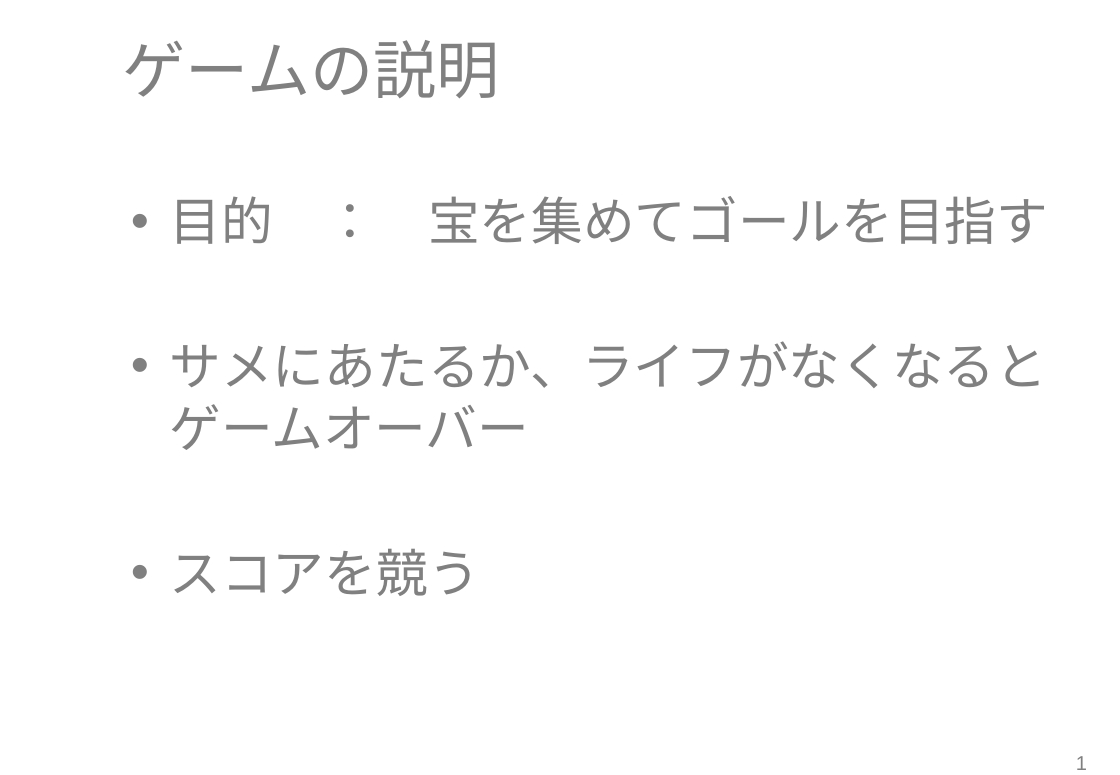
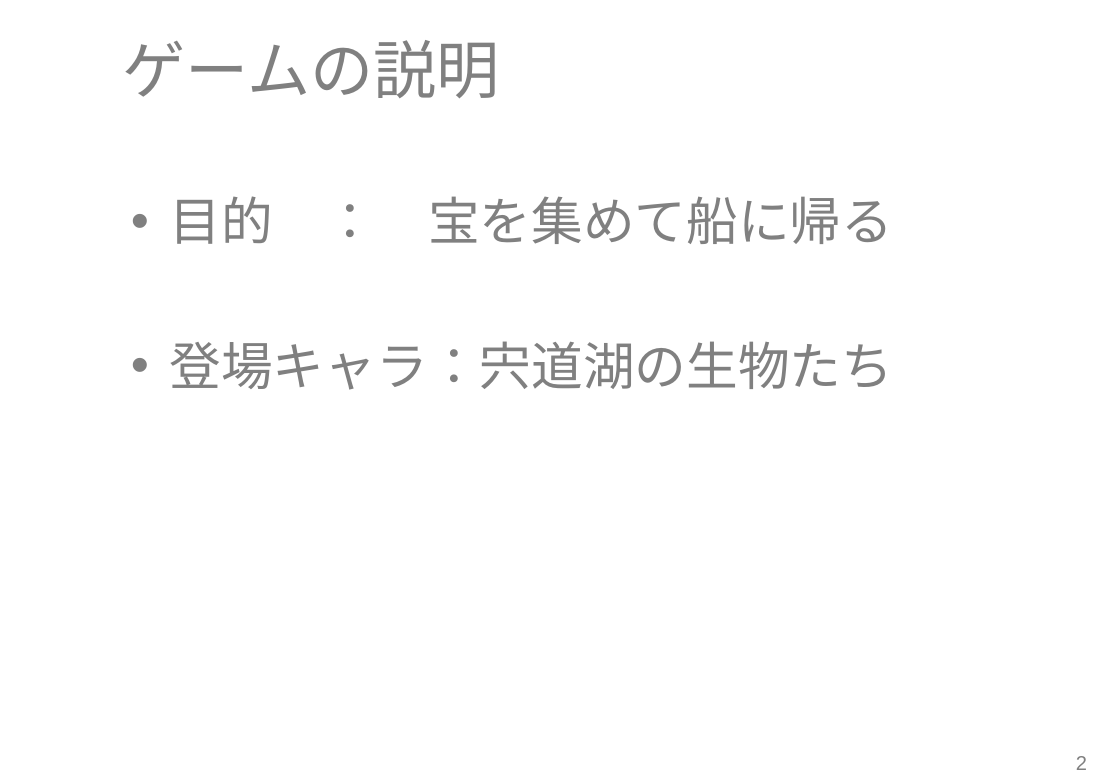
Before and after one commit to RubyCamp/rc2016s_g6, a slide deck: slide 3 of shinziko.pptx (slide 2 before the commit). Drawn at 1120x775 pixels with LibreOffice and Linux fonts; fonts in the diff are those of the drawing; background and template pictures are left out. Boxes give left, top, right and bottom in pixels: in the first picture for what was removed or moved away, otherwise in the second. Text is boxed around its words. In the diff, an @@ line names an element or a change of style, - is before the commit and + after.

Commit message:
スライドを修正して一部にカンペを追加

```diff
--- a/shinziko.pptx
+++ b/shinziko.pptx
@@ text at [170,196,894,390]: text changed @@
-• 目的 ： 宝を集めてゴールを目指す
-• サメにあたるか、ライフがなくなるとゲームオーバー
-• スコアを競う
+• 目的 ： 宝を集めて船に帰る
+• 登場キャラ：宍道湖の生物たち
@@ page number at [1076,756,1087,770]: text changed @@
-1
+2
```
Also in this commit, not shown: 7 other slides changed, 2 slides added.
